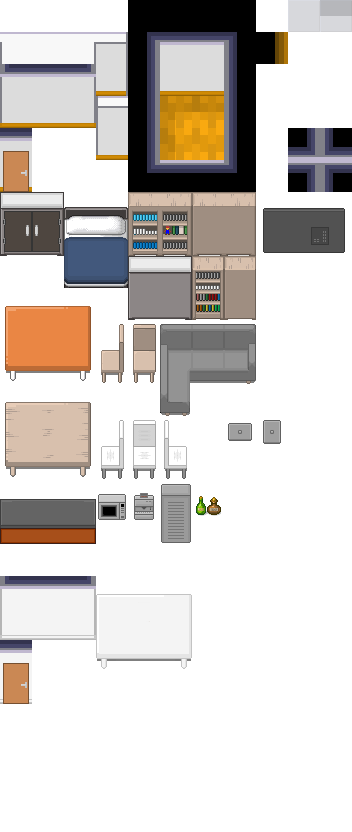
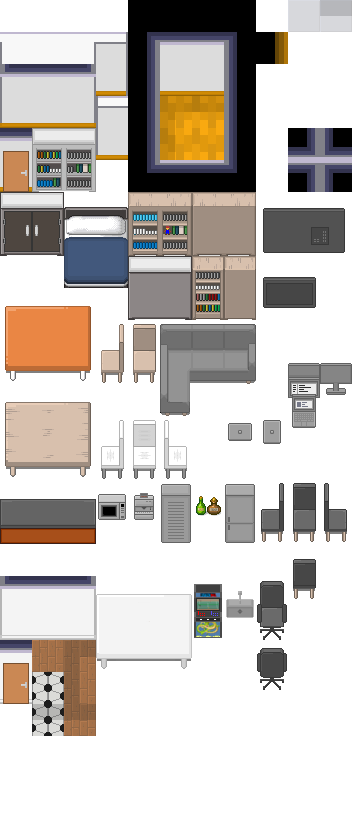
Before/after of a w=352, h=832 layered artwork. What changed in the layer stack:
painted on "room.png" over [32, 128, 352, 736]
